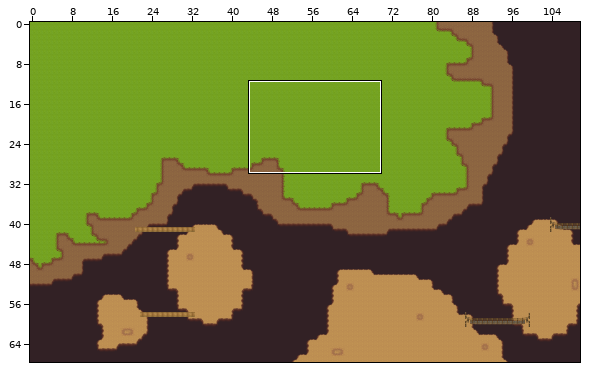
Tiled map (JSON): assets/maps/south-east-valley.json. Above, an overview of the earlier version with the close-up marked.
Close-up. Old version:
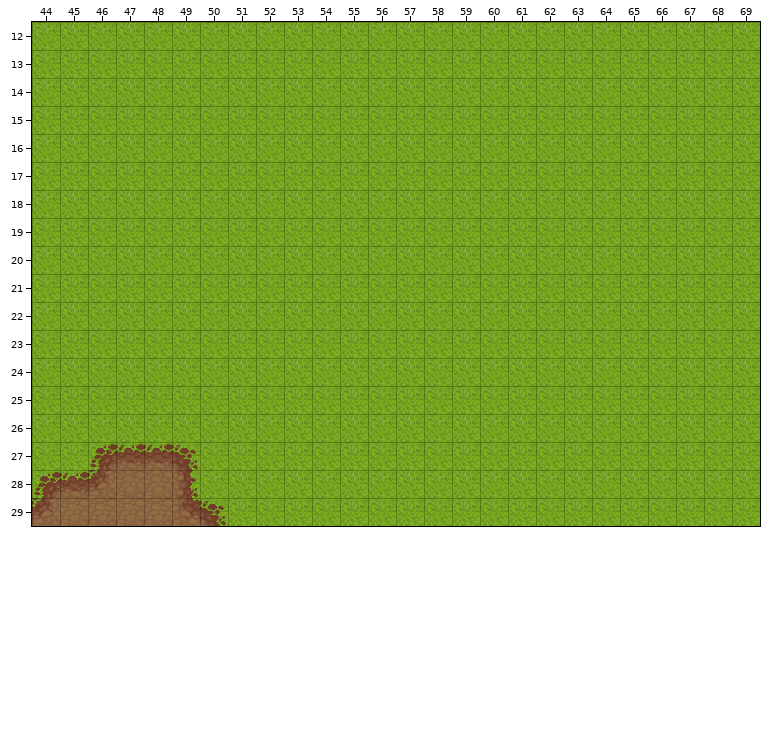
Cells are 32x32 px. Shown: x 44..69, y 12..29. The commit also changed other parts of the map, which this record leaves out.
Once edited:
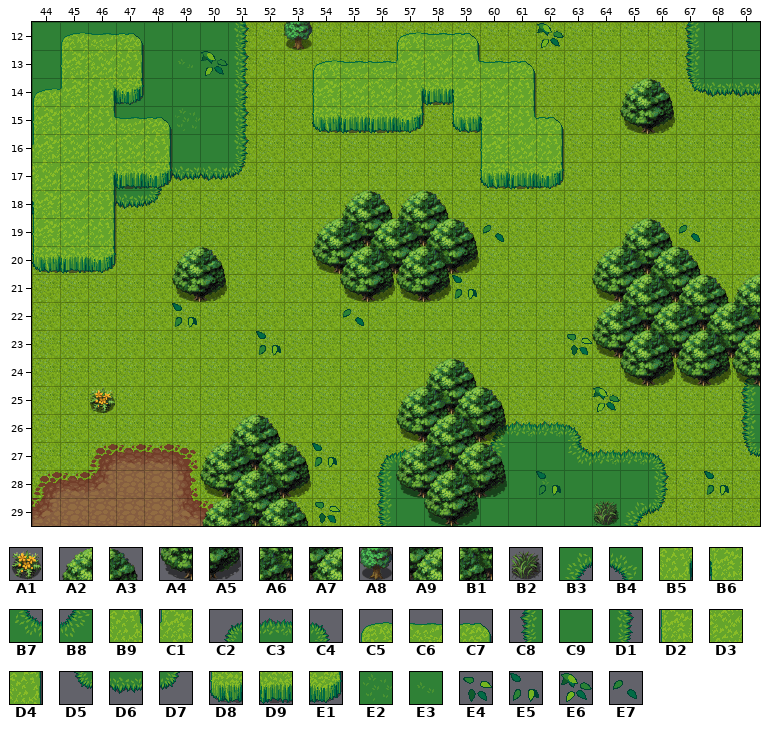
Key: from "freetileset": A1 1349, A2 1350, A3 1351, A4 1382, A5 1383, A6 1414, A7 1415, A8 1445, A9 1446, B1 1447, B2 1701; from "terrain": B3 127, B4 128, B5 139, B6 140, B7 148, B8 149, B9 160, C1 161, C2 168, C3 169, C4 170, C5 180, C6 181, C7 182, C8 189, C9 190, D1 191, D2 201, D3 202, D4 203, D5 210, D6 211, D7 212, D8 222, D9 223, E1 224, E2 232, E3 233, E4 393, E5 414, E6 435, E7 456.
__ is an empty cell.
Difference:
Changed rows in their new state; .. is an unchanged cell.
Layer "Ground2":
first column x 44:
12 C9 C9 C9 C9 C9 C9 C9 D1 .. .. .. .. .. .. .. .. .. .. .. .. .. .. .. C8 C9 C9
13 C9 C9 .. C9 C9 .. C9 D1 .. .. .. .. .. .. .. .. .. .. .. .. .. .. .. C8 C9 C9
14 C9 C9 C9 C9 C9 C9 C9 D1 .. .. .. .. .. .. .. .. .. .. .. .. .. .. .. D5 D6 D6
15 C9 .. C9 C9 C9 .. C9 D1 .. .. .. .. .. .. .. .. .. .. .. .. .. .. .. .. .. ..
16 B4 .. .. .. C9 C9 C9 D1 .. .. .. .. .. .. .. .. .. .. .. .. .. .. .. .. .. ..
17 .. .. C9 C9 B3 D6 D6 D7 .. .. .. .. .. .. .. .. .. .. .. .. .. .. .. .. .. ..
18 D5 .. D6 D6 D7 .. .. .. .. .. .. .. .. .. .. .. .. .. .. .. .. .. .. .. .. ..
first column x 56:
24 .. .. .. .. .. .. .. .. .. .. .. .. .. C2
25 .. .. .. .. .. .. .. .. .. .. .. .. .. C8
26 .. .. .. .. C2 C3 C3 C4 .. .. .. .. .. C8
27 C2 C3 C3 C3 B8 C9 C9 B7 C3 C3 C4 .. .. D5
28 C8 C9 C9 C9 C9 C9 .. C9 C9 C9 D1 .. .. ..
29 C8 C9 C9 C9 C9 C9 C9 C9 C9 B3 D7 .. .. ..
Layer "Ground3":
first column x 49:
12 .. .. .. .. A8 .. .. .. .. .. .. .. .. .. .. .. .. ..
13 E3 .. .. .. .. .. .. .. .. .. .. .. .. .. .. .. .. ..
15 E2 .. .. .. .. .. .. .. .. .. .. .. .. .. .. .. A4 A5
first column x 49:
19 .. .. .. .. .. .. A6 A7 A6 A7 .. .. .. .. .. .. .. .. .. .. ..
20 .. .. .. .. .. A4 A9 B1 A9 B1 A5 .. .. .. .. .. A6 A7 .. .. ..
21 A4 A5 .. .. .. .. A4 A5 A4 A5 .. .. .. .. .. A4 A9 B1 A5 .. ..
22 .. .. .. .. .. .. .. .. .. .. .. .. .. .. .. .. A6 A7 A6 A7 A6
23 .. .. .. .. .. .. .. .. .. .. .. .. .. .. .. A4 A9 B1 A9 B1 A9
24 .. .. .. .. .. .. .. .. .. .. .. .. .. .. .. .. A4 A5 A4 A5 A4
25 .. .. .. .. .. .. .. .. .. A6 A7 .. .. .. .. .. .. .. .. .. ..
26 .. .. .. .. .. .. .. .. A4 A9 B1 A5 .. .. .. .. .. .. .. .. ..
27 .. .. A6 A7 .. .. .. .. .. A6 A7 .. .. .. .. .. .. .. .. .. ..
28 .. A4 A9 B1 A5 .. .. .. A4 A9 B1 A5 .. E3 .. .. .. .. .. .. ..
29 .. .. A6 A7 .. .. .. .. .. A4 A5 .. .. .. .. .. .. .. .. .. ..
Layer "Mask":
first column x 46:
25 A1
first column x 64:
29 B2
Layer "Mask2":
first column x 50:
12 .. .. .. .. .. .. .. .. .. .. .. .. E6
13 E6 .. .. .. .. .. .. .. .. .. .. .. ..
first column x 49:
19 .. .. .. .. .. .. .. .. .. .. .. E7 .. .. .. .. .. .. E7 ..
21 .. .. .. .. .. .. .. .. .. .. E5 .. .. .. .. .. .. .. .. ..
22 E5 .. .. .. .. .. E7 .. .. .. .. .. .. .. .. .. .. .. .. ..
23 .. .. .. E5 .. .. .. .. .. .. .. .. .. .. E4 .. .. .. .. ..
25 .. .. .. .. .. .. .. .. .. .. .. .. .. .. .. E6 .. .. .. ..
27 .. .. .. .. .. E5 .. .. .. .. .. .. .. .. .. .. .. .. .. ..
28 .. .. .. .. .. .. .. .. .. .. .. .. .. E5 .. .. .. .. .. E5
29 .. .. .. .. .. E4 .. .. .. .. .. .. .. .. .. .. .. .. .. ..
Layer "Fringe":
first column x 44:
12 .. C5 C6 C7 .. .. .. .. .. .. .. .. .. C5 C6 C7 .. .. .. .. .. .. .. .. .. ..
13 .. D2 D3 D4 .. .. .. .. .. .. C5 C6 C6 C1 D3 B9 C6 C7 .. .. .. .. .. .. .. ..
14 C5 C1 B5 E1 .. .. .. .. .. .. D2 D3 D3 B5 D9 B6 D3 D4 .. .. .. A2 A3 .. .. ..
15 D2 D3 B9 C6 C7 .. .. .. .. .. D8 D9 D9 E1 .. D8 B6 B9 C7 .. .. .. .. .. .. ..
16 C1 D3 D3 D3 D4 .. .. .. .. .. .. .. .. .. .. .. D2 D3 D4 .. .. .. .. .. .. ..
17 D3 D3 B5 D9 E1 .. .. .. .. .. .. .. .. .. .. .. D8 D9 E1 .. .. .. .. .. .. ..
18 B6 D3 D4 .. .. .. .. .. .. .. .. A2 A3 A2 A3 .. .. .. .. .. .. .. .. .. .. ..
19 D2 D3 D4 .. .. .. .. .. .. .. A2 .. .. .. .. A3 .. .. .. .. .. A2 A3 .. .. ..
20 D8 D9 E1 .. .. A2 A3 .. .. .. .. .. .. .. .. .. .. .. .. .. A2 .. .. A3 .. ..
21 .. .. .. .. .. .. .. .. .. .. .. .. .. .. .. .. .. .. .. .. .. .. .. A2 A3 A2
22 .. .. .. .. .. .. .. .. .. .. .. .. .. .. .. .. .. .. .. .. A2 .. .. .. .. ..
24 .. .. .. .. .. .. .. .. .. .. .. .. .. .. A2 A3 .. .. .. .. .. .. .. .. .. ..
25 .. .. .. .. .. .. .. .. .. .. .. .. .. A2 .. .. A3 .. .. .. .. .. .. .. .. ..
26 .. .. .. .. .. .. .. A2 A3 .. .. .. .. .. .. .. .. .. .. .. .. .. .. .. .. ..
27 .. .. .. .. .. .. A2 .. .. A3 .. .. .. A2 .. .. A3 .. .. .. .. .. .. .. .. ..
29 .. .. .. .. .. .. A2 .. .. A3 .. .. .. .. .. .. .. .. .. .. .. .. .. .. .. ..
